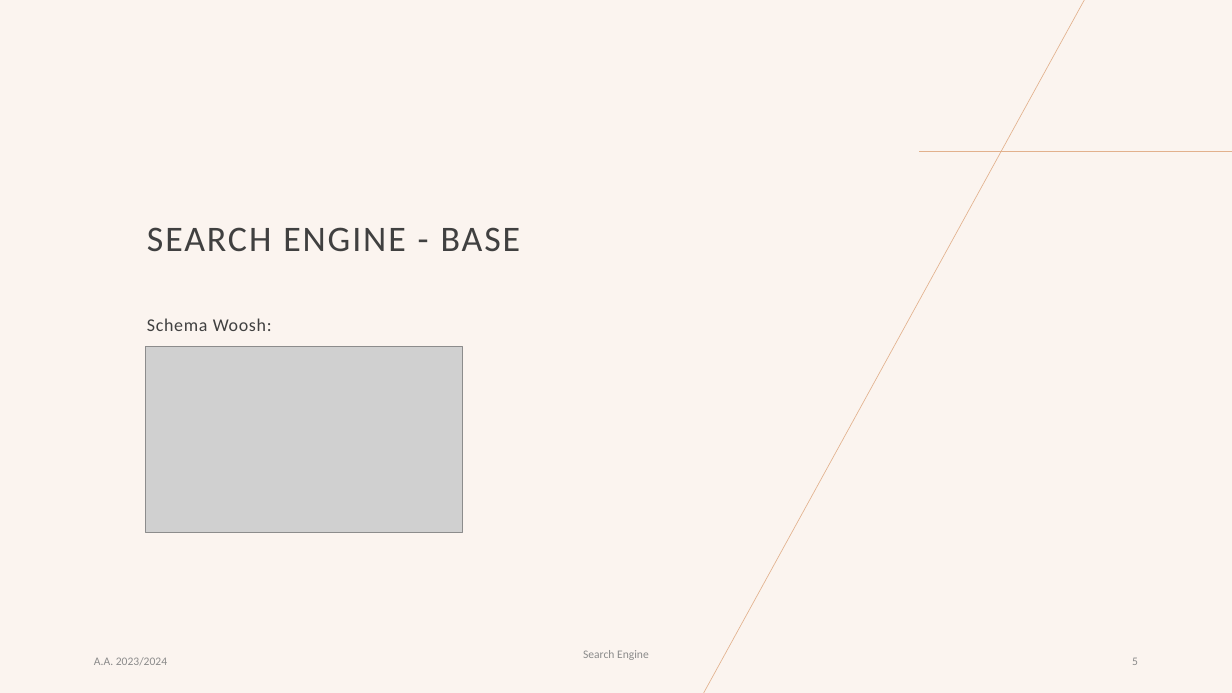
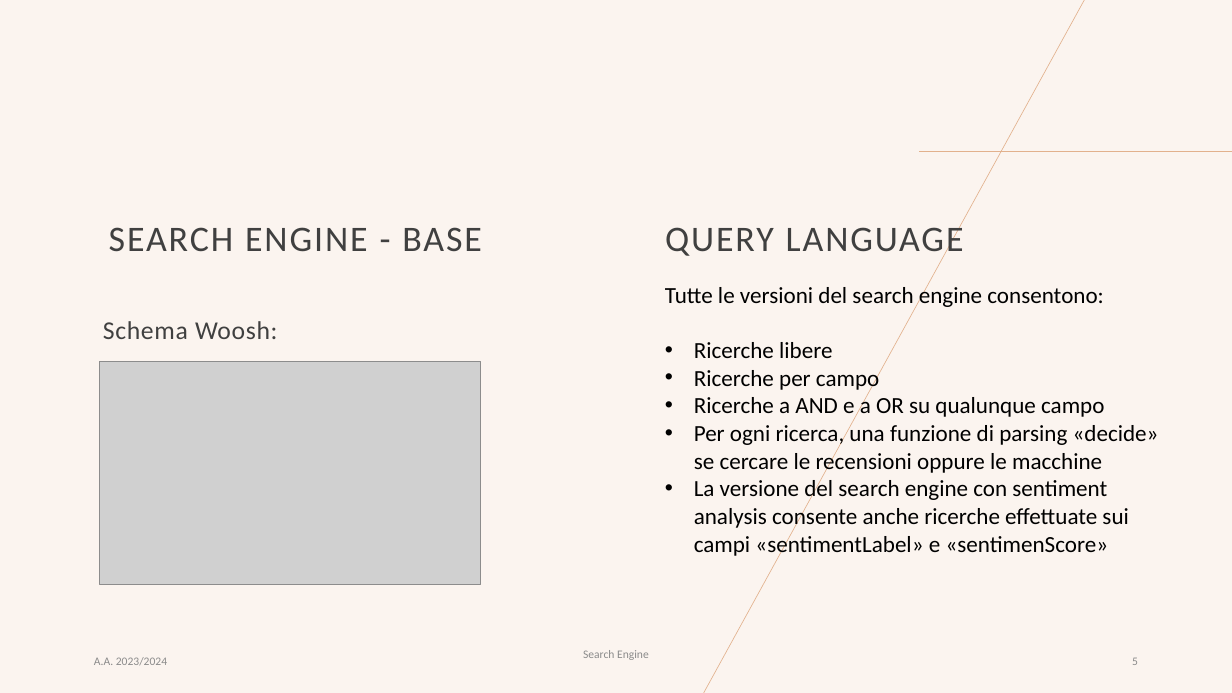
Before and after one commit to alefranco41/Progetto_IR, a slide deck: slide 5 of Progetto_IR_presentazione.pptx. Drawn at 1232x693 pixels with LibreOffice and Linux fonts; fonts in the diff are those of the drawing; grey boxes stand for pictures. Boxes give left, top, right and bottom in pixels: in the first picture for what was removed or moved away, otherwise in the second. Text is boxed around its words. In the diff, an @@ line names an element or a change of style, - is before the commit and + after.

```diff
--- a/Progetto_IR_presentazione.pptx
+++ b/Progetto_IR_presentazione.pptx
@@ title "SEARCH ENGINE - BASE": place and size @@
-title "SEARCH ENGINE - BASE" at (147, 227, 521, 252)
+title "SEARCH ENGINE - BASE" at (109, 227, 482, 252)
@@ text added at (665, 221, 964, 260), 28 pt, text #404040 @@
+QUERY LANGUAGE
@@ text added at (665, 283, 1103, 307), 18 pt, text #000000 @@
+Tutte le versioni del search engine consentono:
@@ text "Schema Woosh:": place and size @@
-text "Schema Woosh:" at (147, 318, 272, 331)
+text "Schema Woosh:" at (103, 321, 278, 339)
@@ text "Schema Woosh:" at (103, 321, 278, 339): size 14 to 20 pt @@
@@ text added at (694, 342, 1159, 558), 18 pt, text #000000 @@
+• Ricerche libere
+• Ricerche per campo
+• Ricerche a AND e a OR su qualunque campo
+• Per ogni ricerca, una funzione di parsing «decide» se cercare le recensioni oppure le macchine
+• La versione del search engine con sentiment analysis consente anche ricerche effettuate sui campi «sentimentLabel» e «sentimenScore»
@@ picture: place and size @@
-picture at (145, 347, 463, 532)
+picture at (100, 361, 482, 584)
```
Also in this commit, not shown: 4 other slides changed, 10 slides added, 1 slide removed.
